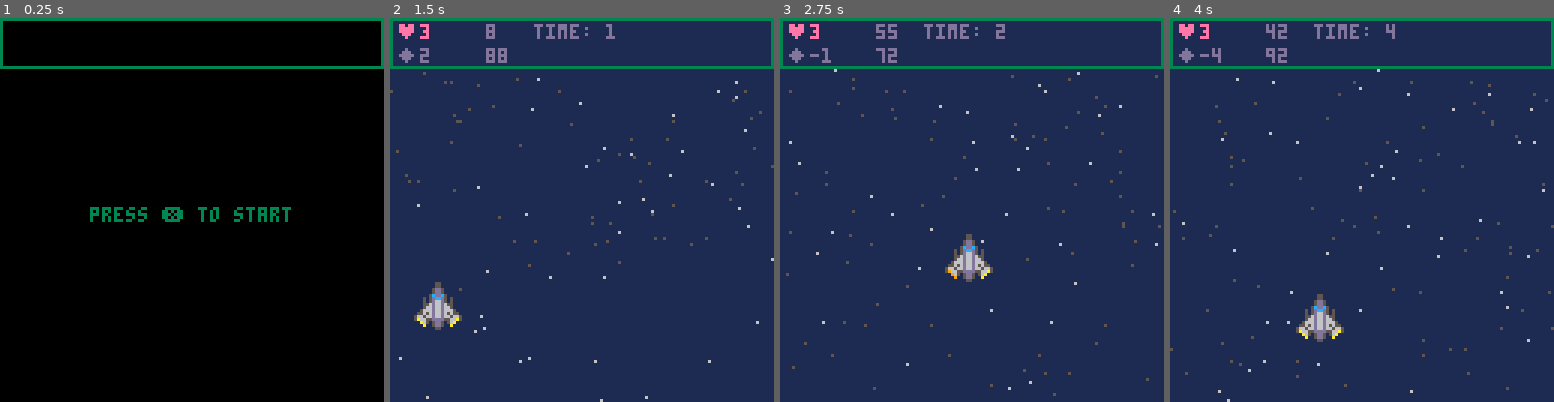
Above: before the commit, frames 1-4 (left to right).
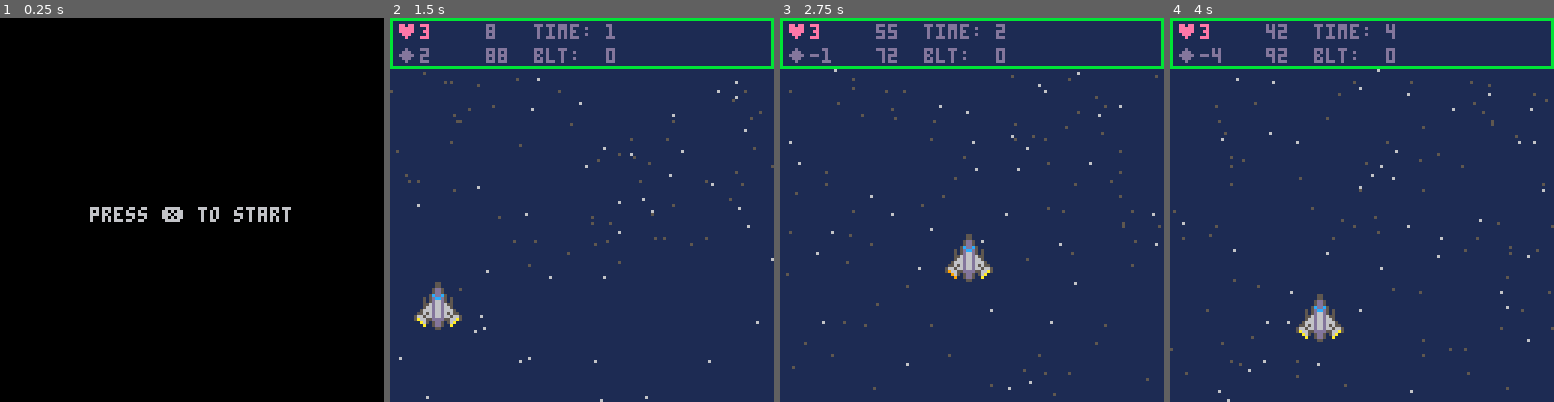
Above: after the commit, the same moments.

Repository: esliwka/ShmupPrototypeP8
Game: PICO-8 cartridge shmup.p8
The game is run twice, just before and just after one commit, with the same random seed, the same clock (stepped at 60 frames per second) and the same inputs.
Inputs:
- Up to frame 1 (0.25 s): no input
- Up to frame 2 (1.5 s): tap X (X key) at 0.33, 1.07 s; tap O (Z key) at 0.7 s
- Up to frame 3 (2.75 s): hold Right 1.6-2.1 s; tap O (Z key) at 1.7, 2.1, 2.5 s; tap X (X key) at 1.85 s; hold Up 2.15-2.42 s; hold Right from 2.47 s (still down)
- Up to frame 4 (4 s): tap O (Z key) at 2.9, 3.3, 3.7 s; tap X (X key) at 2.97 s; release Right at 3.03 s; hold Left 3.08-3.58 s; hold Down 3.63-3.97 s

The runs differ from the first frame. In frame 1, 2.6% of the frame differs, in the area x 0-100%, y 0-54%; in frame 2, 2.0%; in frame 3, 2.0%; in frame 4, 2.0%.

Commit message:
added basic firing stuff

Diff:
--- a/shmup.p8
+++ b/shmup.p8
@@ -32,7 +32,6 @@
  bombcd=0
 
 	p_blt={}
-	p_rblt={}
 
 	e_blt={}
 	e_wv_blt={}
@@ -66,7 +65,6 @@
 
 function draw_menu()
 	cls()
-	showborder()
 	print("press ❎ to start",30,63)
 end
 
@@ -74,10 +72,11 @@
 	u_player()
 	t=flr(time())
 	mv_stars()
-	if(rnd(2)-1) then
+	mv_bullets()
+	if (rnd(2)-1) then
 		makestars()
 	end
-	if(rnd(10)-8) then
+	if (rnd(10)-8) then
 	 makewtars()
 	end
 end
@@ -86,16 +85,18 @@
 	cls(129)
 	d_ui()
 	d_stars()
+	d_bullets()
 	spr(player.sp,player.x,player.y,2,2)
 end
 
 function d_ui()
-	showborder()
+	rect(0,0,127,16,11)
 	print("♥"..player.lives,2,2,142)
 	print("◆"..player.bombs,2,10,13)
 	print(player.y,32,10)
 	print(player.x,32,2)
 	print("time: "..t,48,2)
+	print("blt:  "..#p_blt,48,10)
 end
 
 function u_player()
@@ -116,9 +117,7 @@
 		player.y+=1
 	end
 
-	if btn(❎) then
-		cls()
-		print("✽fire✽",50,63)
+	if btnp(❎) then
 		fire()
 	end
 
@@ -130,7 +129,35 @@
 --player functions
 
 function fire()
-	print("✽fire✽",50,63)
+	local b={}
+	b.sp=200
+	b.x=player.x
+	b.y=player.y+5
+	b.dx=0
+	b.dy=-3
+	add(p_blt,b)
+	local b={}
+	b.sp=200
+	b.x=player.x+9
+	b.y=player.y+5
+	b.dx=0
+	b.dy=-3
+	add(p_blt,b)
+end
+
+function d_bullets()
+	for b in all(p_blt) do
+		spr(b.sp,b.x,b.y)
+	end
+end
+
+function mv_bullets()
+	for b in all(p_blt) do
+		b.y+=b.dy
+		if b.y<=16 then
+			del(p_blt,b)
+		end
+	end
 end
 
 function bomb()
@@ -139,10 +166,6 @@
 end
 -->8
 --gfx stuff
-
-function showborder()
-	rect(0,0,127,16,3)
-end
 
 function makestars()
 	local b = {}
@@ -284,9 +307,9 @@
 00000000000000000000000000000000000000000000000000000000000000000000000000000000000000000000000000000000000000000000000000000000
 00000000000000000000000000000000000000000000000000000000000000000000000000000000000000000000000000000000000000000000000000000000
 00000000000000000000000000000000000000000000000000000000000000000000000000000000000000000000000000000000000000000000000000000000
-00000005500000000000000550000000000000055000000000000005500000000000000000000000000000000000000000000000000000000000000000000000
-00000005500000000000000550000000000000055000000000000005500000000000000000000000000000000000000000000000000000000000000000000000
-0000005dd50000000000005dd50000000000005dd50000000000005dd50000000000000000000000000000000000000000000000000000000000000000000000
+0000000550000000000000055000000000000005500000000000000550000000000b000000000000000000000000000000000000000000000000000000000000
+0000000550000000000000055000000000000005500000000000000550000000000b000000000000000000000000000000000000000000000000000000000000
+0000005dd50000000000005dd50000000000005dd50000000000005dd50000000003000000000000000000000000000000000000000000000000000000000000
 0000005dd50000000000005dd50000000000005dd50000000000005dd50000000000000000000000000000000000000000000000000000000005000000060000
 000005cddc500000000005cddc500000000005cddc500000000005cddc5000000000000000000000000000000000000000000000000000000000000000000000
 000505dccd505000000505dccd505000000505dccd505000000505dccd5050000000000000000000000000000000000000000000000000000000000000000000
